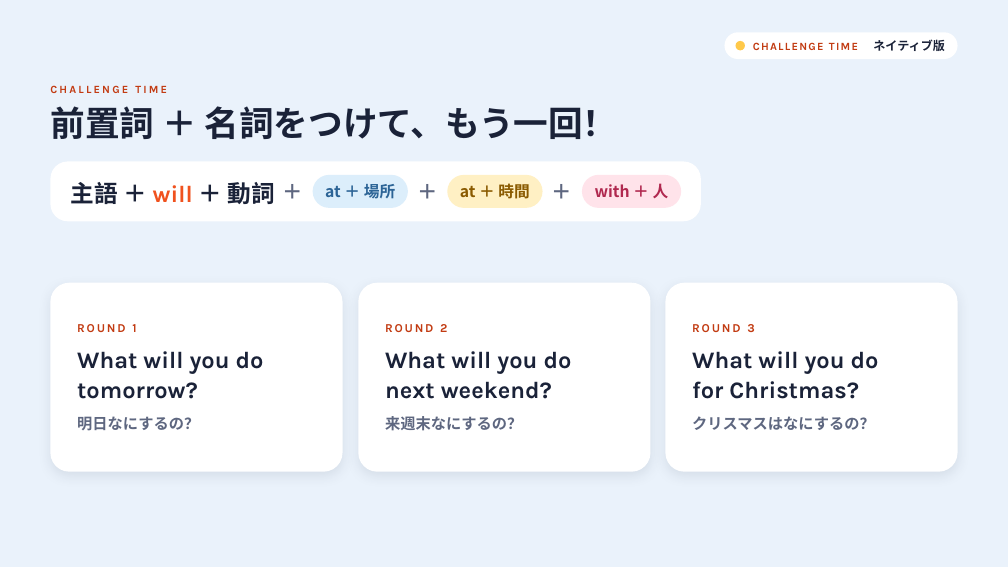
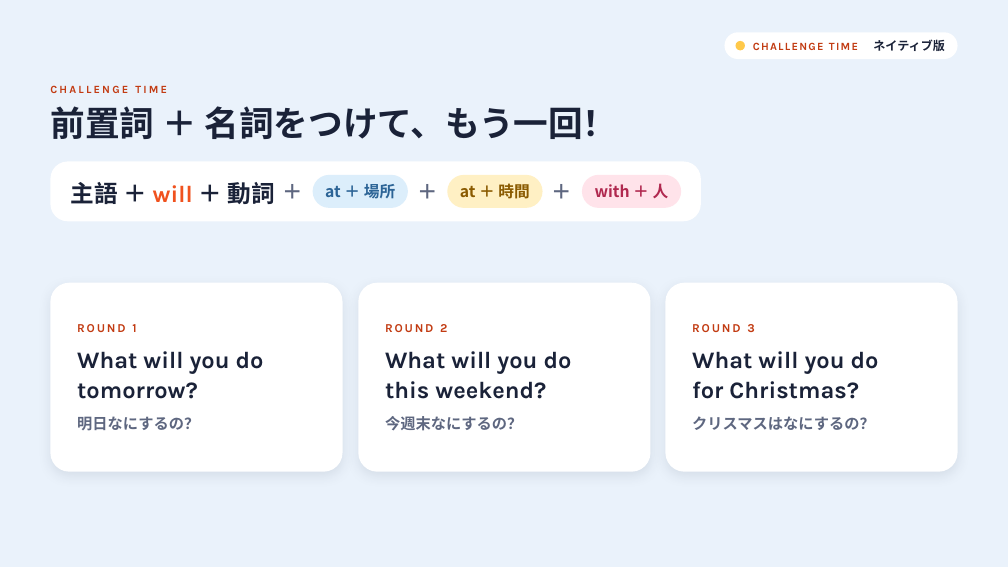
Before and after one commit to hinakajisaki-dev/hina-english, a slide deck: slide 10 of live/scott-will-can/scott-will-can.pptx. Drawn at 1008x567 pixels with LibreOffice and Linux fonts; fonts in the diff are those of the drawing. Boxes give left, top, right and bottom in pixels: in the first picture for what was removed or moved away, otherwise in the second. Text is boxed around its words. In the diff, an @@ line names an element or a change of style, - is before the commit and + after.

```diff
--- a/live/scott-will-can/scott-will-can.pptx
+++ b/live/scott-will-can/scott-will-can.pptx
@@ text at (x1=385, y1=381, x2=546, y2=399): text changed @@
-next weekend?
+this weekend?
@@ text at (x1=385, y1=416, x2=522, y2=431): text changed @@
-来週末なにするの？
+今週末なにするの？
```
Also in this commit, not shown: 10 other slides changed, 3 other files.
